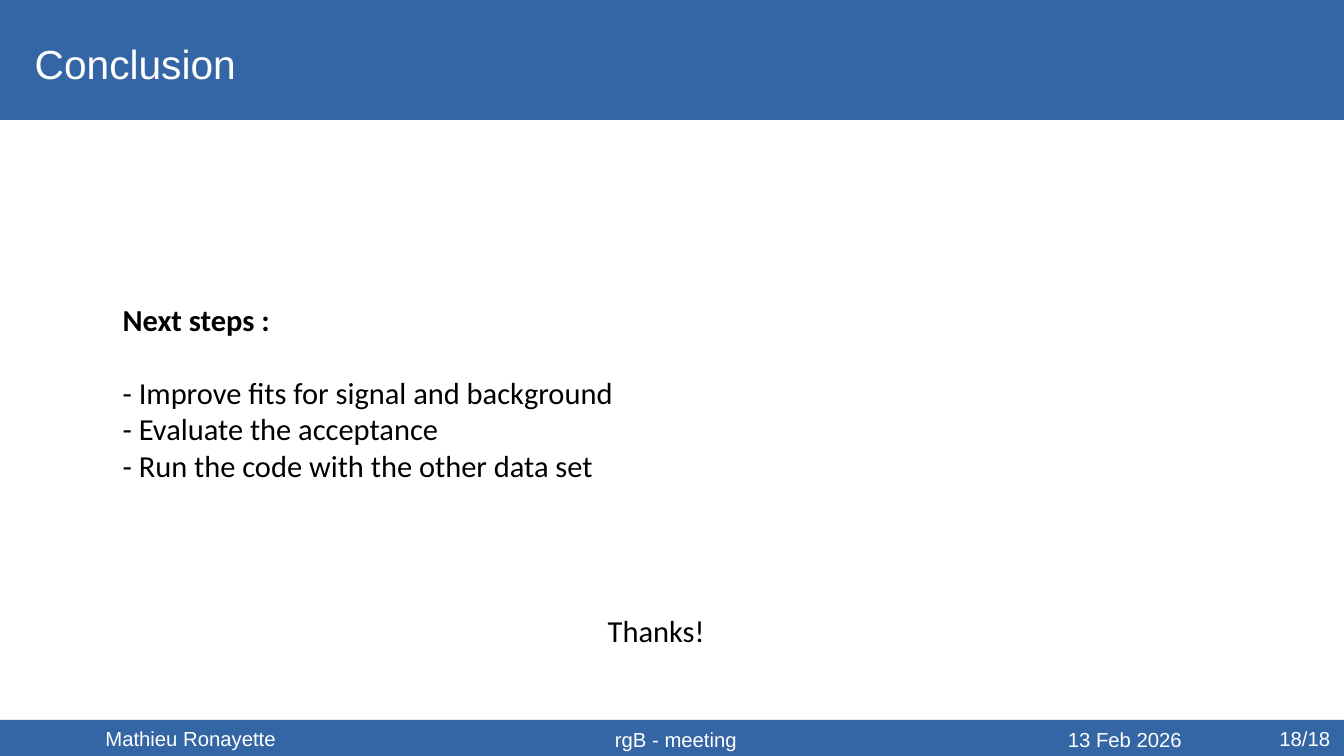
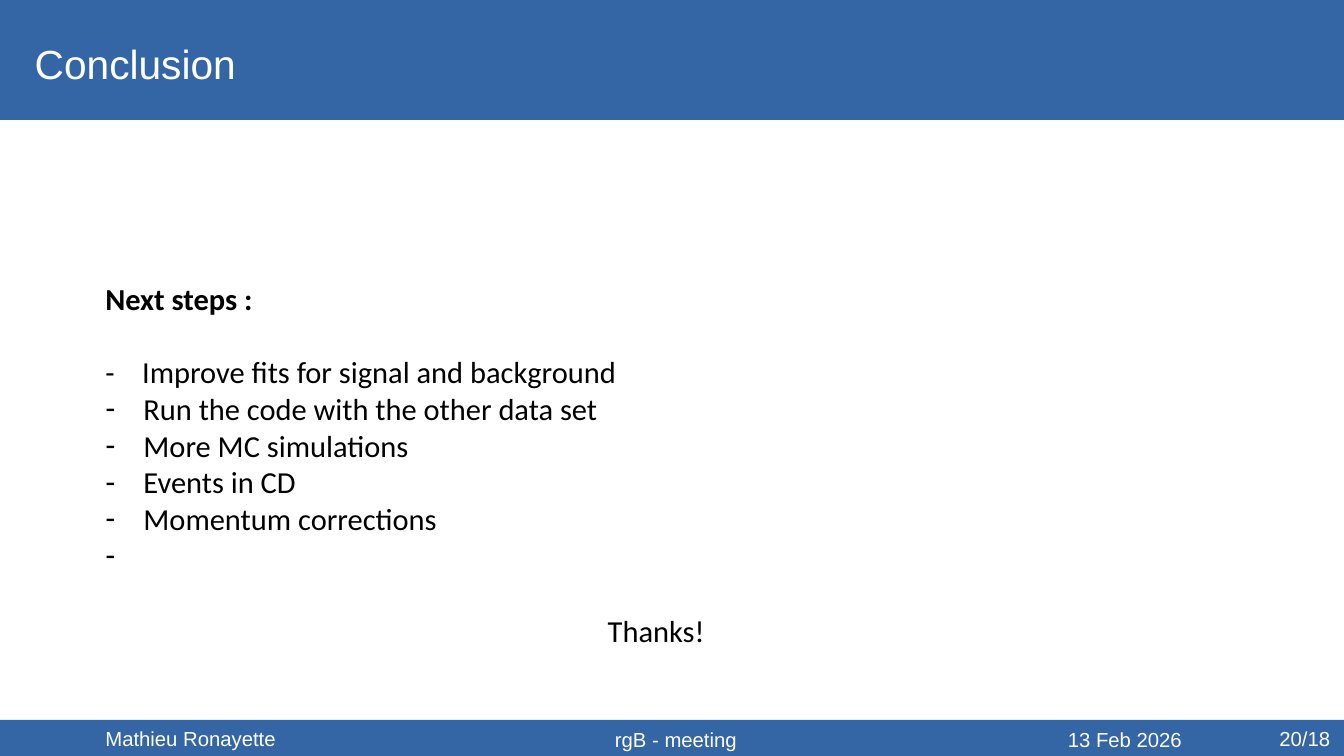
Before and after one commit to mathieuryt/phi_analysis, a slide deck: slide 20 of electroproduction/presentations/ClasMeeting_ronayette.odp (slide 21 before the commit). Drawn at 1344x756 pixels with LibreOffice and Linux fonts; fonts in the diff are those of the drawing. Boxes give left, top, right and bottom in pixels: in the first picture for what was removed or moved away, otherwise in the second. Text is boxed around its words. In the diff, an @@ line names an element or a change of style, - is before the commit and + after.

```diff
--- a/electroproduction/presentations/ClasMeeting_ronayette.odp
+++ b/electroproduction/presentations/ClasMeeting_ronayette.odp
@@ text "Next steps :": place and size @@
-text "Next steps :" at <box>123,311,613,478</box>
+text "Next steps :" at <box>105,290,616,531</box>
@@ text at <box>143,399,597,531</box>: text changed @@
-- Evaluate the acceptance
-- Run the code with the other data set
+– Run the code with the other data set
+– More MC simulations
+– Events in CD
+– Momentum corrections
@@ text at <box>1279,731,1330,747</box>: text changed @@
-18/18
+20/18
```
Also in this commit, not shown: 15 other slides changed, 3 slides added.
